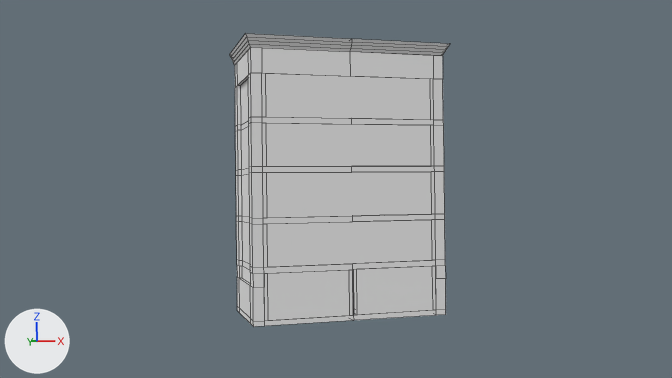
The Blender file Assets/models/floor_2/bedroom_se/dresser03/dresser03.blend, before and after one commit.
Rendered twice from the file's camera 'Camera'. Every picture has the same lights, and +X, +Y and +Z are marked at lower left. Mesh edges are drawn as thin lines.

In view in the first picture: 'base', 'drawers', 'top'.
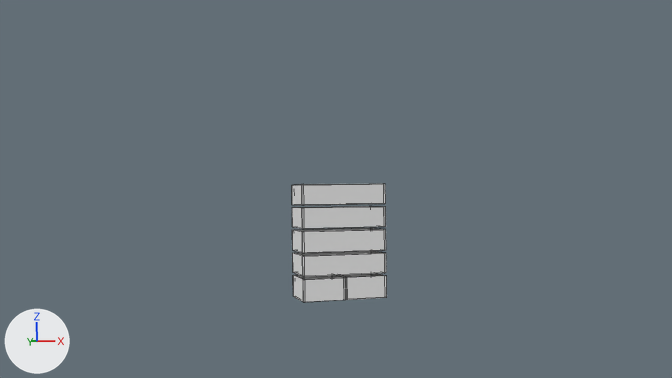
Where the newer file only moved an object's origin or applied its transform, the numbers keep the older frame.

Changed parts and their boxes (x1, y1, x2, y2) in the pictures (672 x 378 px; the box of a moved part takes in the faces that stretch with it):
```json
{"object": "drawers", "change": "reshaped", "before": [262, 73, 436, 321], "after": [292, 184, 387, 302]}
{"object": "base", "change": "hidden", "before": [235, 47, 446, 327]}
{"object": "top", "change": "hidden", "before": [229, 33, 450, 65]}
{"part": 1, "of": "me_cube_001", "change": "moved or reshaped", "before": [353, 266, 436, 315], "after": [337, 273, 387, 300]}
{"part": 2, "of": "me_cube_001", "change": "moved or reshaped", "before": [264, 270, 353, 321], "after": [293, 275, 346, 302]}
{"part": 3, "of": "me_cube_001", "change": "moved or reshaped", "before": [264, 220, 436, 267], "after": [293, 251, 386, 277]}
{"part": 4, "of": "me_cube_001", "change": "moved or reshaped", "before": [263, 172, 435, 218], "after": [292, 228, 386, 253]}
{"part": 5, "of": "me_cube_001", "change": "moved or reshaped", "before": [262, 123, 434, 166], "after": [292, 206, 386, 229]}
{"part": 6, "of": "me_cube_001", "change": "moved or reshaped", "before": [262, 73, 434, 120], "after": [292, 184, 386, 205]}
```

Edits to the scene script, one JSON object a line:
```json
{"block": "me_cube_001", "where": "me_cube_001.from_pydata(...)  # 204 vertices, 184 faces; spans x -0.89..0.89, y -1.0..0.86, z -0.96..0.82"}
{"block": "me_cube_001", "where": "# used by ob_drawers; location = (0.0, 0.0, 2.0); scale = (1.5, 0.75, 2.0)"}
{"block": "me_cube_001", "change": "me_cube_001 part 1: the loose piece of 30 vertices spanning x 0.0..0.89, y -1.0..0.86, z -0.96..-0.62 is scaled about its middle by 0.5, then moved by (-0.22, 0.04, 0.0)"}
{"block": "me_cube_001", "change": "me_cube_001 part 2: the loose piece of 30 vertices spanning x -0.89..0.0, y -1.0..0.86, z -0.96..-0.62 is scaled about its middle by 0.5, then moved by (0.22, 0.04, 0.0)"}
{"block": "me_cube_001", "change": "me_cube_001 part 3: the loose piece of 36 vertices spanning x -0.89..0.89, y -1.0..0.86, z -0.58..-0.27 is scaled about its middle by 0.5, then moved by (0.0, 0.04, -0.18)"}
{"block": "me_cube_001", "change": "me_cube_001 part 4: the loose piece of 36 vertices spanning x -0.89..0.89, y -1.0..0.86, z -0.22..0.1 is scaled about its middle by 0.5, then moved by (0.0, 0.04, -0.36)"}
{"block": "me_cube_001", "change": "me_cube_001 part 5: the loose piece of 36 vertices spanning x -0.89..0.89, y -1.0..0.86, z 0.15..0.46 is scaled about its middle by 0.5, then moved by (0.0, 0.04, -0.54)"}
{"block": "me_cube_001", "change": "me_cube_001 part 6: the loose piece of 36 vertices spanning x -0.89..0.89, y -1.0..0.86, z 0.5..0.82 is scaled about its middle by 0.5, then moved by (0.0, 0.04, -0.72)"}
{"op": "set", "path": "ob_top.location", "old": "(0.0, -0.04, 4.09)", "new": "(0.0, -0.02, 2.26)"}
{"op": "set", "path": "ob_top.scale", "old": "(1.59, 0.802, 0.0868)", "new": "(0.793, 0.401, 0.0434)"}
{"op": "add", "block": "ob_top", "code": "ob_top.hide_set(True)  # its collection is switched off"}
{"op": "set", "path": "ob_base.location", "old": "(0.0, 0.0, 2.0)", "new": "(0.0, 0.0, 1.22)"}
{"op": "set", "path": "ob_base.scale", "old": "(1.5, 0.75, 2.0)", "new": "(0.75, 0.375, 1.0)"}
{"op": "add", "block": "ob_base", "code": "ob_base.hide_set(True)  # its collection is switched off"}
```
